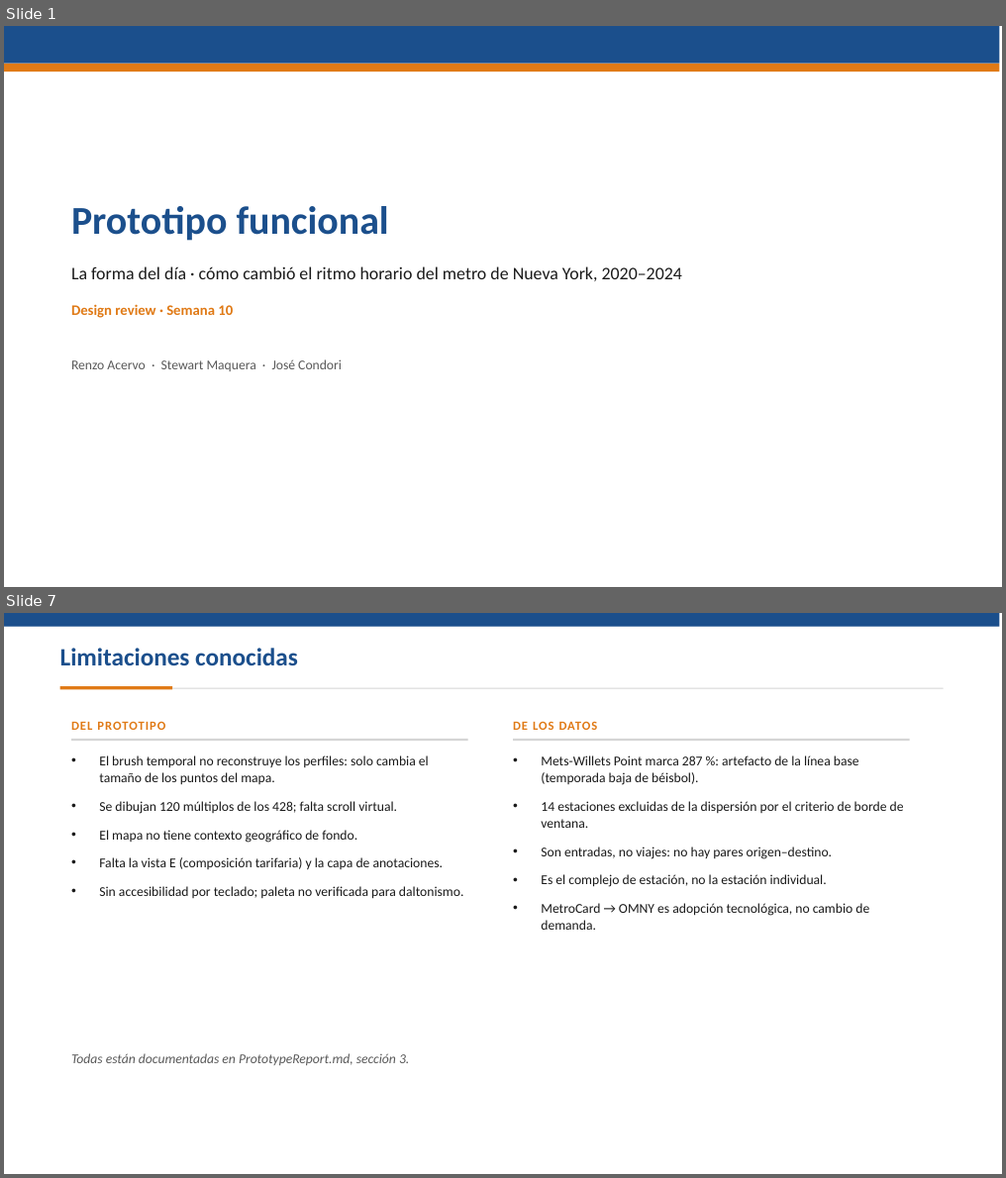
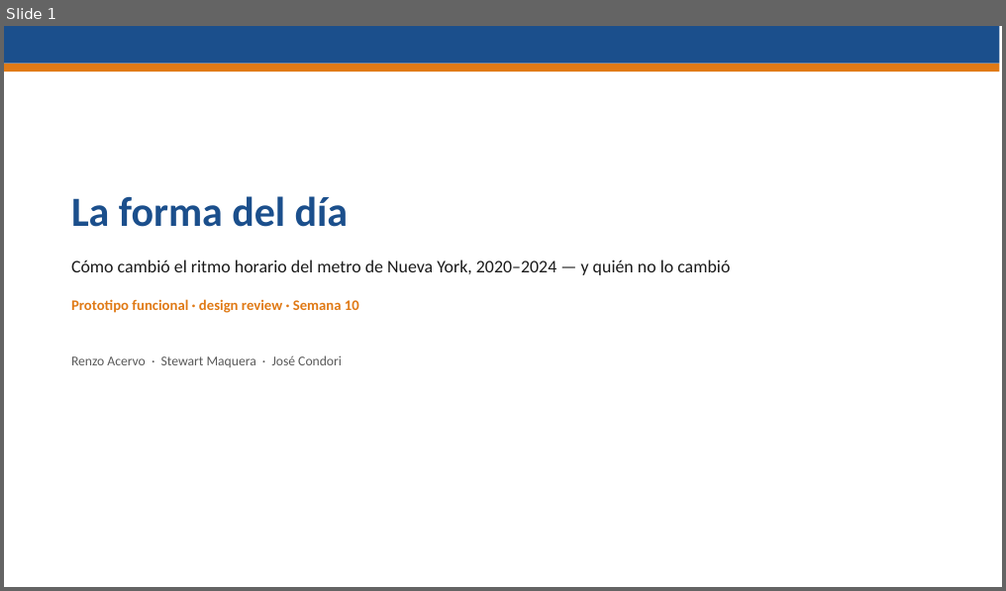
Before and after one commit to stewartmb/data-visualization-2026-2, a slide deck: deliveries/week10/PresentationWeek10.pptx. Shown one above the other, each under a label of ours: slides 1 and 7 before the commit, slide 1 after it; the slides between them are not shown. The pictures are 1006x1178 and 1006x591 pixels, drawn with LibreOffice and Linux fonts; fonts in the diff are those of the drawing. Boxes give left, top, right and bottom in pixels: in the first picture for what was removed or moved away, otherwise in the second. Text is boxed around its words. In the diff, an @@ line names an element or a change of style, - is before the commit and + after.

Commit message:
Rebuild the week 10 delivery on the narrative application
El prototipo pasa de cuatro paneles a siete capitulos guiados mas un
explorador enlazado, con tipologia de estaciones, capa de confiabilidad,
hallazgos generados desde el modelo y geografia real. Reporte, README,
presentacion, guion y capturas rehechos; preguntas de feedback nuevas.

```diff
--- a/deliveries/week10/PresentationWeek10.pptx
+++ b/deliveries/week10/PresentationWeek10.pptx
@@ slide 7 removed at (4,613,1002,1174), background #FFFFFF @@
@@ rectangle removed at (4,613,1000,627) @@
@@ text removed at (60,648,298,665) @@
-Limitaciones conocidas
@@ rectangle removed at (60,686,172,689) @@
@@ rectangle removed at (172,688,944,688) @@
@@ text removed at (71,721,165,730) @@
-DEL PROTOTIPO
@@ text removed at (513,721,598,730) @@
-DE LOS DATOS
@@ rectangle removed at (71,739,468,741) @@
@@ text removed at (99,756,464,899) @@
-• El brush temporal no reconstruye los perfiles: solo cambia el tamaño de los puntos del mapa.
-• Se dibujan 120 múltiplos de los 428; falta scroll virtual.
-• El mapa no tiene contexto geográfico de fondo.
-• Falta la vista E (composición tarifaria) y la capa de anotaciones.
-• Sin accesibilidad por teclado; paleta no verificada para daltonismo.
@@ rectangle removed at (513,739,910,741) @@
@@ text removed at (541,756,904,930) @@
-• Mets-Willets Point marca 287 %: artefacto de la línea base (temporada baja de béisbol).
-• 14 estaciones excluidas de la dispersión por el criterio de borde de ventana.
-• Son entradas, no viajes: no hay pares origen–destino.
-• Es el complejo de estación, no la estación individual.
-• MetroCard → OMNY es adopción tecnológica, no cambio de demanda.
@@ text removed at (71,1054,409,1065) @@
-Todas están documentadas en PrototypeReport.md, sección 3.
@@ slide 1 changed as well @@
@@ text at (71,196,349,227): text changed; size 38 to 40 pt @@
-Prototipo funcional
+La forma del día
@@ text at (71,260,730,275): text changed @@
-La forma del día · cómo cambió el ritmo horario del metro de Nueva York, 2020–2024
+Cómo cambió el ritmo horario del metro de Nueva York, 2020–2024 — y quién no lo cambió
@@ text at (71,299,359,313): text changed @@
-Design review · Semana 10
+Prototipo funcional · design review · Semana 10
@@ text "Renzo Acervo · Stewart Maquera ...": place and size @@
-text "Renzo Acervo · Stewart Maquera ..." at (71,360,342,372)
+text "Renzo Acervo · Stewart Maquera ..." at (71,356,342,368)
```
Also in this commit, not shown: 1 other slide changed, 6 slides added, 5 other slides removed, 42 other files.
